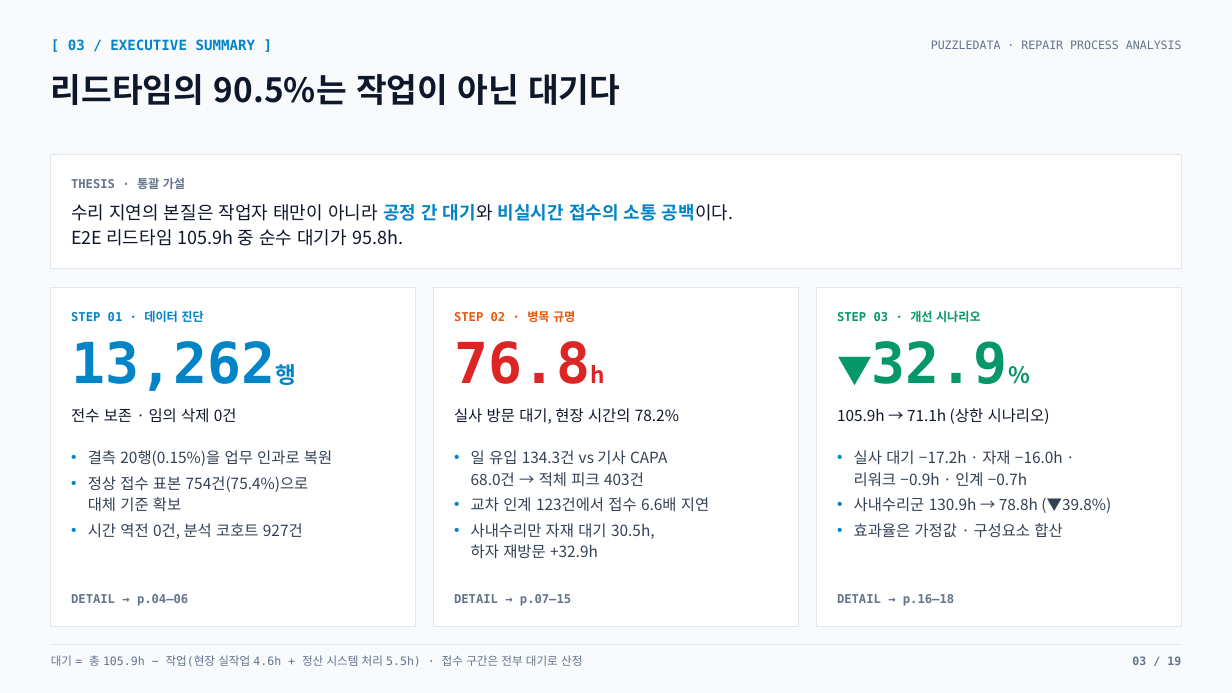
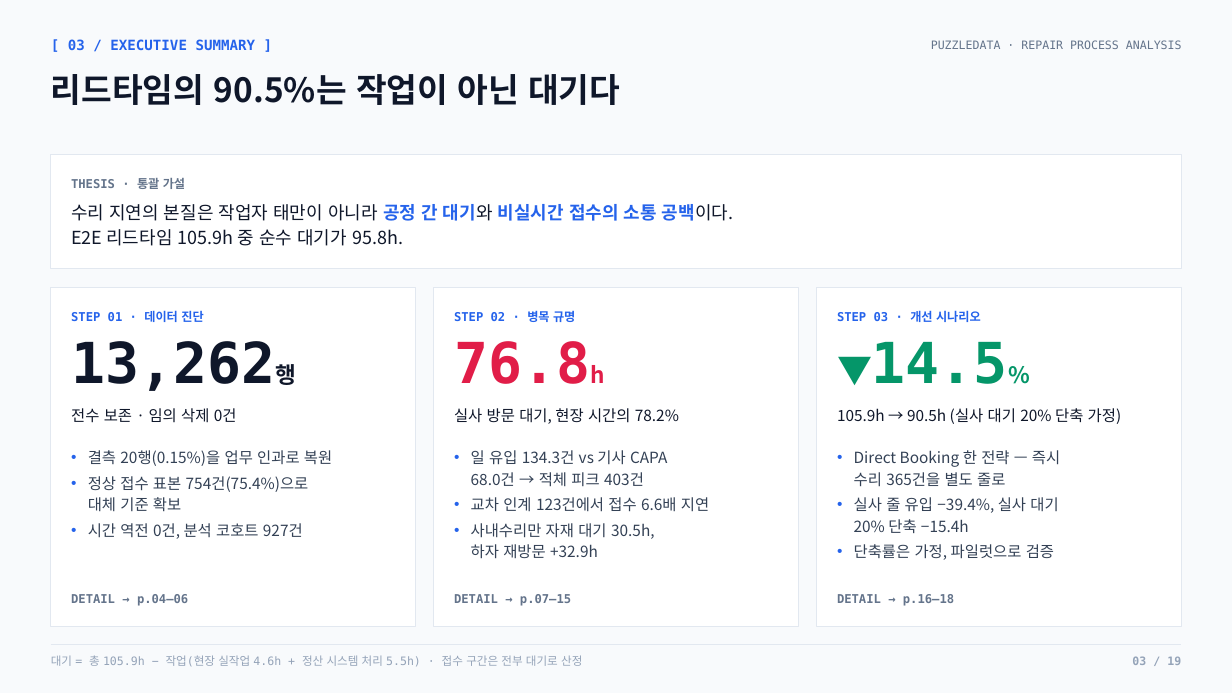
Before and after one commit to nus1245/puzzle_data, a slide deck: slide 3 of outputs/pptx/puzzledata_repair_report.pptx. Drawn at 1232x693 pixels with LibreOffice and Linux fonts; fonts in the diff are those of the drawing. Boxes give left, top, right and bottom in pixels: in the first picture for what was removed or moved away, otherwise in the second. Text is boxed around its words. In the diff, an @@ line names an element or a change of style, - is before the commit and + after.

```diff
--- a/outputs/pptx/puzzledata_repair_report.pptx
+++ b/outputs/pptx/puzzledata_repair_report.pptx
@@ text "[ 03 / EXECUTIVE SUMMARY ..." at (68,39,256,50): text colour #0284C7 to #2563EB @@
@@ text "수리 지연의 본질은 작업자 태만이 ..." at (71,204,734,246): text colour #0284C7 to #2563EB in "공정 간 대기와 비실시간 접수의 소통 공백이다." @@
@@ text "STEP 01 · 데이터 진단" at (71,310,203,322): text colour #0284C7 to #2563EB @@
@@ text "STEP 02 · 병목 규명" at (454,310,575,322): text colour #EA580C to #2563EB @@
@@ text "STEP 03 · 개선 시나리오" at (837,310,981,322): text colour #059669 to #2563EB @@
@@ text "13,262행" at (71,341,275,391): text colour #0284C7 to #0F172A @@
@@ text "76.8h" at (454,341,590,384): text colour #DC2626 to #E11D48 @@
@@ text at (872,342,1008,384): text changed @@
-▼32.9%
+▼14.5%
@@ text at (837,408,1122,424): text changed @@
-105.9h → 71.1h (상한 시나리오)
+105.9h → 90.5h (실사 대기 20% 단축 가정)
@@ text "결측 20행(0.15%)을 업무 인과로 복원" at (88,450,332,539): bullet colour #0284C7 to #2563EB @@
@@ text "일 유입 134.3건 vs 기사 ..." at (471,450,709,559): bullet colour #0284C7 to #2563EB @@
@@ text at (854,450,1060,560): text changed @@
-• 실사 대기 −17.2h · 자재 −16.0h ·
-  리워크 −0.9h · 인계 −0.7h
-• 사내수리군 130.9h → 78.8h (▼39.8%)
-• 효과율은 가정값 · 구성요소 합산
+• Direct Booking 한 전략 — 즉시
+  수리 365건을 별도 줄로
+• 실사 줄 유입 −39.4%, 실사 대기
+  20% 단축 −15.4h
+• 단축률은 가정, 파일럿으로 검증
@@ text "대기 = 총 105.9h − ..." at (51,655,582,666): text colour #64748B to #94A3B8 @@
@@ text "03 / 19" at (1132,656,1181,665): text colour #64748B to #94A3B8 @@
```
Also in this commit, not shown: 17 other slides changed, 1 slide added, 1 slide removed, 22 other files.
